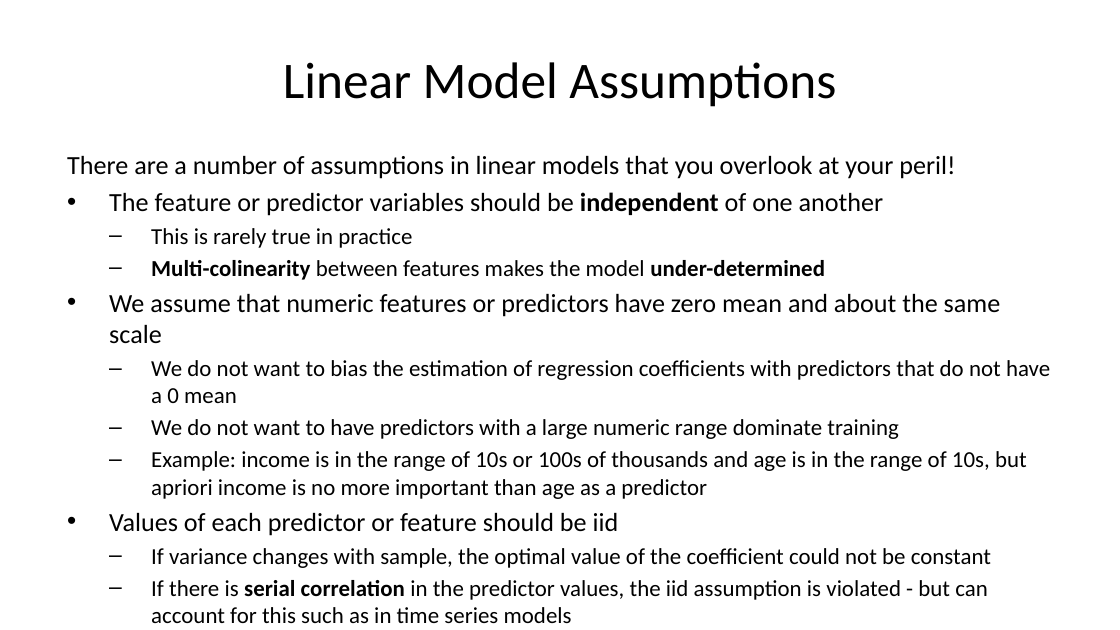
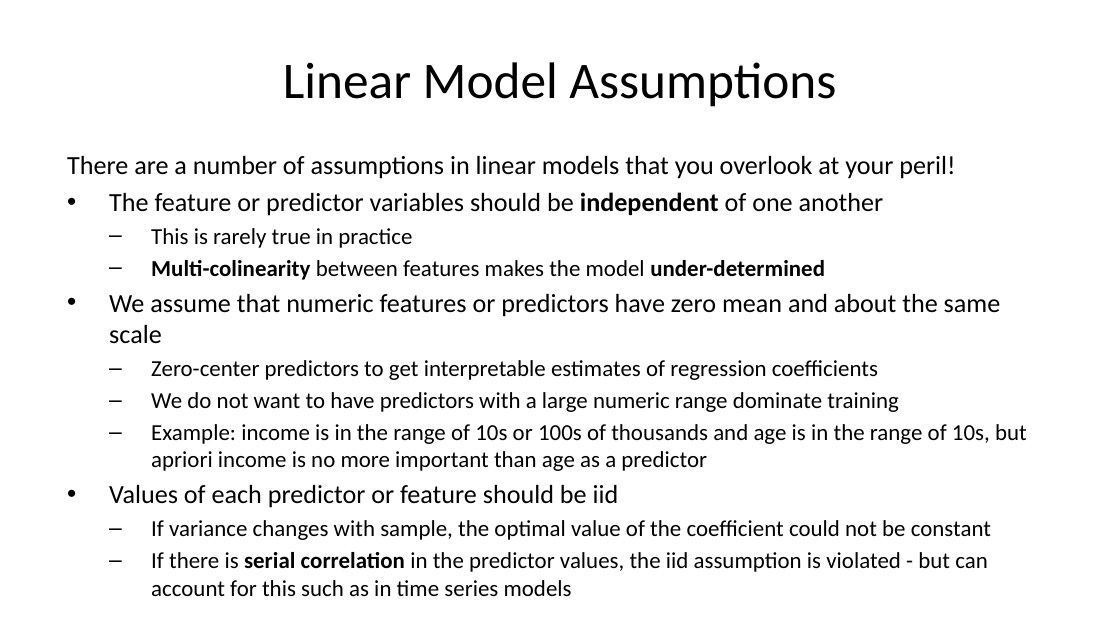
Before and after one commit to StephenElston/CSCI-E-83, a slide deck: slide 2 of LectureSlides/10b_ModelsFor OutliersAndOverdispersion.pptx. Drawn at 1120x630 pixels with LibreOffice and Linux fonts; fonts in the diff are those of the drawing. Boxes give left, top, right and bottom in pixels: in the first picture for what was removed or moved away, otherwise in the second. Text is boxed around its words. In the diff, an @@ line names an element or a change of style, - is before the commit and + after.

```diff
--- a/LectureSlides/10b_ModelsFor OutliersAndOverdispersion.pptx
+++ b/LectureSlides/10b_ModelsFor OutliersAndOverdispersion.pptx
@@ text at box(151, 360, 878, 380): text changed @@
-  – We do not want to bias the estimation of regression coefficients with predictors that do not have a 0 mean
+  – Zero-center predictors to get interpretable estimates of regression coefficients
```
Also in this commit, not shown: 10 other slides changed.
